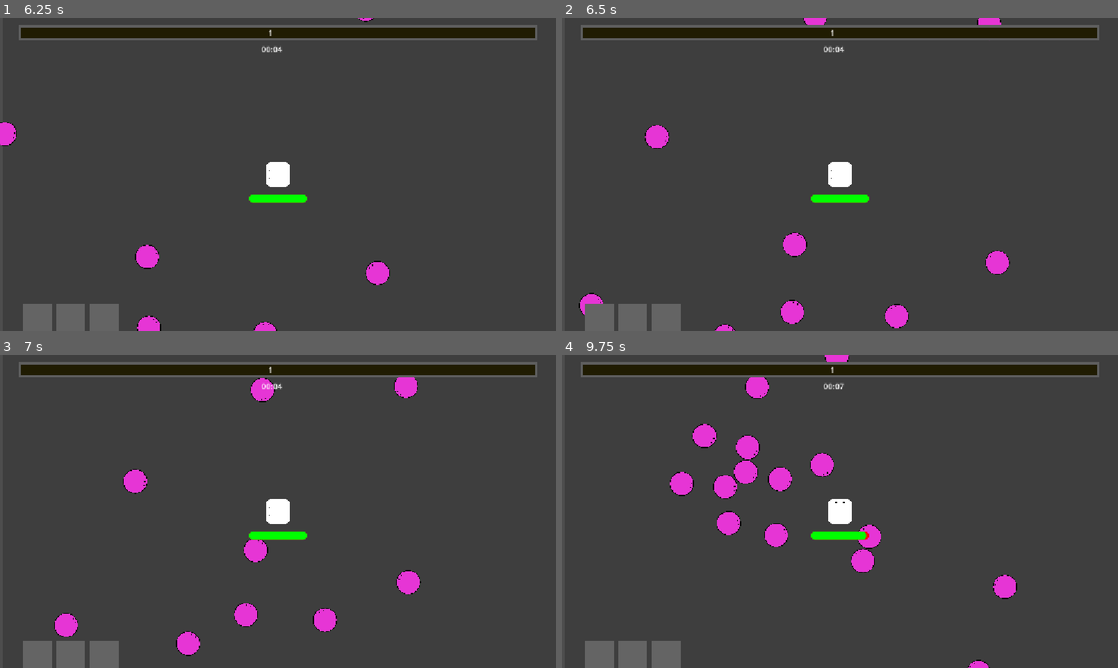
Above: before the commit, frames 1-4 (two rows, left to right).
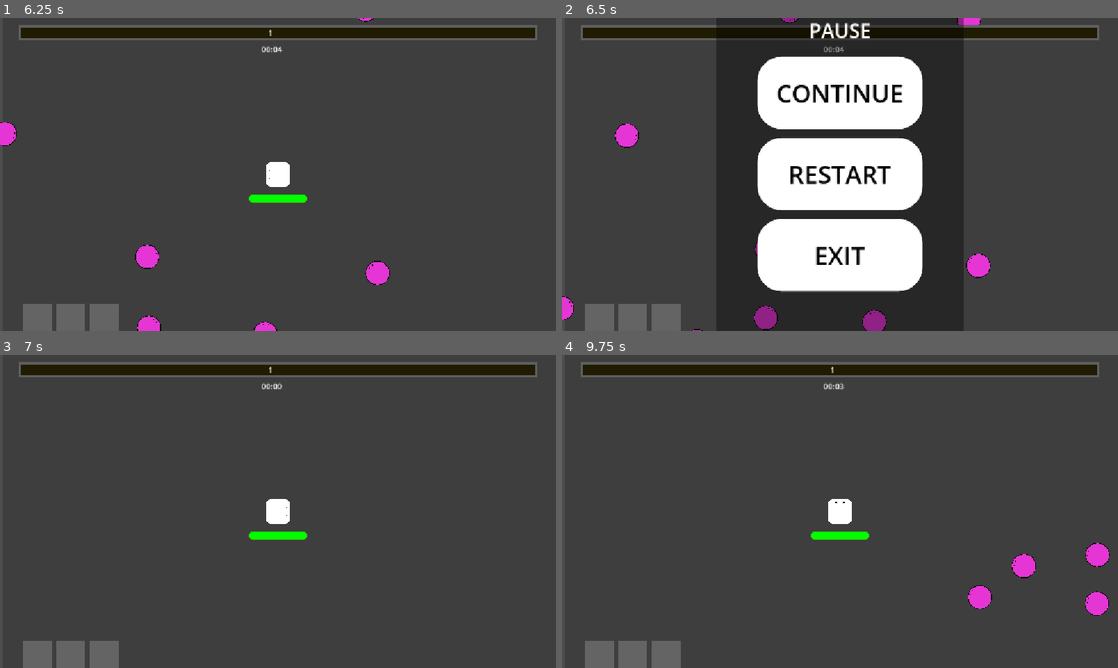
Above: after the commit, the same moments.

Repository: YamatoRyukyu/Unordered
Game: Godot game, scene res://Scenes/GameSequence/title.tscn
The game is run twice, just before and just after one commit, with the same random seed, the same clock (stepped at 60 frames per second) and the same inputs.
Inputs (mouse positions are in pixels of both pictures, inside the frame that each line leads up to):
- Up to frame 1 (6.25 s): click "Start" at 0.5 s; click (44, 290) at 1.27 s; click "START" at 2 s; tap Enter at 2.75 s; move the mouse to (400, 158) at 2.77 s; hold Right (move_right) 2.78-3.53 s; move the mouse to (166, 190) at 3.52 s; hold Down (move_down) 3.53-4.28 s; move the mouse to (333, 105) at 4.27 s; hold Right (move_right) 4.28-5.03 s; move the mouse to (250, 237) at 5.02 s; hold Up (move_up) 5.03-5.78 s; move the mouse to (444, 221) at 5.77 s; hold Left (move_left) from 5.78 s (still down)
- Up to frame 2 (6.5 s): keep holding Left (move_left); tap Escape (pause, bound only after the commit) at 6.4 s
- Up to frame 3 (7 s): release Left (move_left) at 6.5 s; click (278, 511) at 6.5 s, where only the run after the commit has a clickable "RESTART"
- Up to frame 4 (9.75 s): move the mouse to (673, 464) at 7.27 s; hold Left (move_left) 7.28-8.03 s; move the mouse to (867, 511) at 8.02 s; hold Down (move_down) 8.03-8.78 s; move the mouse to (756, 433) at 8.77 s; hold Right (move_right) 8.78-9.53 s; move the mouse to (962, 495) at 9.52 s; hold Up (move_up) from 9.53 s (still down)

Frame 1 is identical in both runs. In frame 2, 23% of the frame differs, in the area x 0-81%, y 0-100%; in frame 3, 2.4%; in frame 4, 4.7%.

Commit message:
[feature]Pause key calls menu

Diff:
--- /dev/null
+++ b/Scenes/GameSequence/pause.gd
@@ -0,0 +1,20 @@
+extends CanvasLayer
+
+
+
+
+func _on_continue_button_button_down() -> void:
+	get_tree().paused =false
+	queue_free()
+
+
+
+func _on_restart_button_button_down() -> void:
+	get_tree().paused =false
+	GameManager.load_game_scene()
+
+
+
+func _on_exit_button_button_down() -> void:
+	get_tree().paused =false
+	GameManager.load_prepare_scene()
--- /dev/null
+++ b/Scenes/GameSequence/pause.tscn
@@ -0,0 +1,141 @@
+[gd_scene load_steps=7 format=3 uid="uid://conukfy3gl6bg"]
+
+[ext_resource type="Script" uid="uid://ci3ofcyd8m4ie" path="res://Scenes/GameSequence/pause.gd" id="1_tpp1l"]
+
+[sub_resource type="StyleBoxFlat" id="StyleBoxFlat_xel1c"]
+bg_color = Color(1, 1, 1, 1)
+corner_radius_top_left = 50
+corner_radius_top_right = 50
+corner_radius_bottom_right = 50
+corner_radius_bottom_left = 50
+
+[sub_resource type="StyleBoxFlat" id="StyleBoxFlat_tpp1l"]
+bg_color = Color(0, 0, 0, 1)
+border_width_left = 10
+border_width_top = 10
+border_width_right = 10
+border_width_bottom = 10
+border_color = Color(1, 1, 1, 1)
+corner_radius_top_left = 50
+corner_radius_top_right = 50
+corner_radius_bottom_right = 50
+corner_radius_bottom_left = 50
+
+[sub_resource type="StyleBoxFlat" id="StyleBoxFlat_1ji6u"]
+bg_color = Color(0.6378432, 0.6378432, 0.63784313, 1)
+corner_radius_top_left = 50
+corner_radius_top_right = 50
+corner_radius_bottom_right = 50
+corner_radius_bottom_left = 50
+
+[sub_resource type="StyleBoxFlat" id="StyleBoxFlat_j5eqk"]
+bg_color = Color(1, 1, 1, 1)
+corner_radius_top_left = 50
+corner_radius_top_right = 50
+corner_radius_bottom_right = 50
+corner_radius_bottom_left = 50
+
+[sub_resource type="StyleBoxFlat" id="StyleBoxFlat_b8cf6"]
+bg_color = Color(0.6, 0.6, 0.6, 0)
+
+[node name="Pause" type="CanvasLayer"]
+process_mode = 3
+script = ExtResource("1_tpp1l")
+
+[node name="Control" type="Control" parent="."]
+layout_mode = 3
+anchors_preset = 13
+anchor_left = 0.5
+anchor_right = 0.5
+anchor_bottom = 1.0
+offset_left = -257.0
+offset_top = -2.0
+offset_right = 257.0
+offset_bottom = 2.0
+grow_horizontal = 2
+grow_vertical = 2
+
+[node name="ColorRect" type="ColorRect" parent="Control"]
+layout_mode = 1
+anchors_preset = 15
+anchor_right = 1.0
+anchor_bottom = 1.0
+grow_horizontal = 2
+grow_vertical = 2
+color = Color(0, 0, 0, 0.37254903)
+
+[node name="Label" type="Label" parent="Control"]
+layout_mode = 1
+anchors_preset = 5
+anchor_left = 0.5
+anchor_right = 0.5
+offset_left = -61.5
+offset_right = 61.5
+offset_bottom = 57.0
+grow_horizontal = 2
+theme_override_font_sizes/font_size = 41
+text = "PAUSE"
+horizontal_alignment = 1
+
+[node name="VBoxContainer" type="VBoxContainer" parent="Control"]
+layout_mode = 1
+anchors_preset = 15
+anchor_right = 1.0
+anchor_bottom = 1.0
+offset_left = 86.0
+offset_top = 82.0
+offset_right = -86.0
+offset_bottom = -84.0
+grow_horizontal = 2
+grow_vertical = 2
+theme_override_constants/separation = 18
+
+[node name="ContinueButton" type="Button" parent="Control/VBoxContainer"]
+layout_mode = 2
+size_flags_vertical = 3
+theme_override_colors/font_color = Color(0, 0, 0, 1)
+theme_override_colors/font_focus_color = Color(0, 0, 0, 1)
+theme_override_colors/font_pressed_color = Color(1, 1, 1, 1)
+theme_override_colors/font_disabled_color = Color(0, 0, 0, 1)
+theme_override_font_sizes/font_size = 51
+theme_override_styles/normal = SubResource("StyleBoxFlat_xel1c")
+theme_override_styles/pressed = SubResource("StyleBoxFlat_tpp1l")
+theme_override_styles/hover = SubResource("StyleBoxFlat_1ji6u")
+theme_override_styles/disabled = SubResource("StyleBoxFlat_j5eqk")
+theme_override_styles/focus = SubResource("StyleBoxFlat_b8cf6")
+text = "CONTINUE"
+
+[node name="RestartButton" type="Button" parent="Control/VBoxContainer"]
+layout_mode = 2
+size_flags_vertical = 3
+theme_override_colors/font_color = Color(0, 0, 0, 1)
+theme_override_colors/font_focus_color = Color(0, 0, 0, 1)
+theme_override_colors/font_pressed_color = Color(1, 1, 1, 1)
+theme_override_colors/font_disabled_color = Color(0, 0, 0, 1)
+theme_override_font_sizes/font_size = 51
+theme_override_styles/normal = SubResource("StyleBoxFlat_xel1c")
+theme_override_styles/pressed = SubResource("StyleBoxFlat_tpp1l")
+theme_override_styles/hover = SubResource("StyleBoxFlat_1ji6u")
+theme_override_styles/disabled = SubResource("StyleBoxFlat_j5eqk")
+theme_override_styles/focus = SubResource("StyleBoxFlat_b8cf6")
+text = "RESTART"
+
+[node name="ExitButton" type="Button" parent="Control/VBoxContainer"]
+process_mode = 3
+layout_mode = 2
+size_flags_vertical = 3
+theme_override_colors/font_color = Color(0, 0, 0, 1)
+theme_override_colors/font_focus_color = Color(0, 0, 0, 1)
+theme_override_colors/font_pressed_color = Color(1, 1, 1, 1)
+theme_override_colors/font_disabled_color = Color(0, 0, 0, 1)
+theme_override_font_sizes/font_size = 51
+theme_override_styles/normal = SubResource("StyleBoxFlat_xel1c")
+theme_override_styles/pressed = SubResource("StyleBoxFlat_tpp1l")
+theme_override_styles/hover = SubResource("StyleBoxFlat_1ji6u")
+theme_override_styles/disabled = SubResource("StyleBoxFlat_j5eqk")
+theme_override_styles/focus = SubResource("StyleBoxFlat_b8cf6")
+text = "EXIT"
+
+[connection signal="button_down" from="Control/VBoxContainer/ContinueButton" to="." method="_on_continue_button_button_down"]
+[connection signal="button_down" from="Control/VBoxContainer/RestartButton" to="." method="_on_restart_button_button_down"]
+[connection signal="button_down" from="Control/VBoxContainer/ExitButton" to="." method="_on_exit_button_button_down"]
--- a/Scenes/GameSequence/survive_game.gd
+++ b/Scenes/GameSequence/survive_game.gd
@@ -1,11 +1,13 @@
 extends Node2D
 
 var time_count: int
+var pause_scene: PackedScene
 
 func _ready() -> void:
 	var spawn_span = 0.3
 	%spawn_timer.wait_time = spawn_span
 	time_count =0
+	pause_scene =preload("res://Scenes/GameSequence/pause.tscn")
 	_timer_to_watch()
 
 func spawn_mob():
@@ -37,3 +39,9 @@
 	var minute = time_count/60
 	var second = time_count%60
 	%TimerLabel.text = str(minute).pad_zeros(2) + ":" + str(second).pad_zeros(2)
+
+func _input(event: InputEvent) -> void:
+	if event.is_action_pressed("pause"):
+		get_tree().paused =true
+		var pause_instance =pause_scene.instantiate()
+		add_child(pause_instance)
--- a/project.godot
+++ b/project.godot
@@ -49,6 +49,11 @@
 , Object(InputEventKey,"resource_local_to_scene":false,"resource_name":"","device":-1,"window_id":0,"alt_pressed":false …(183 unchanged characters)…
 ]
 }
+pause={
+"deadzone": 0.2,
+"events": [Object(InputEventKey,"resource_local_to_scene":false,"resource_name":"","device":-1,"window_id":0,"alt_pressed":false,"shift_pressed":false,"ctrl_pressed":false,"meta_pressed":false,"pressed":false,"keycode":0,"physical_keycode":4194305,"key_label":0,"unicode":0,"location":0,"echo":false,"script":null)
+]
+}
 
 [layer_names]
 
Not shown, added: Scenes/GameSequence/pause.gd.uid
